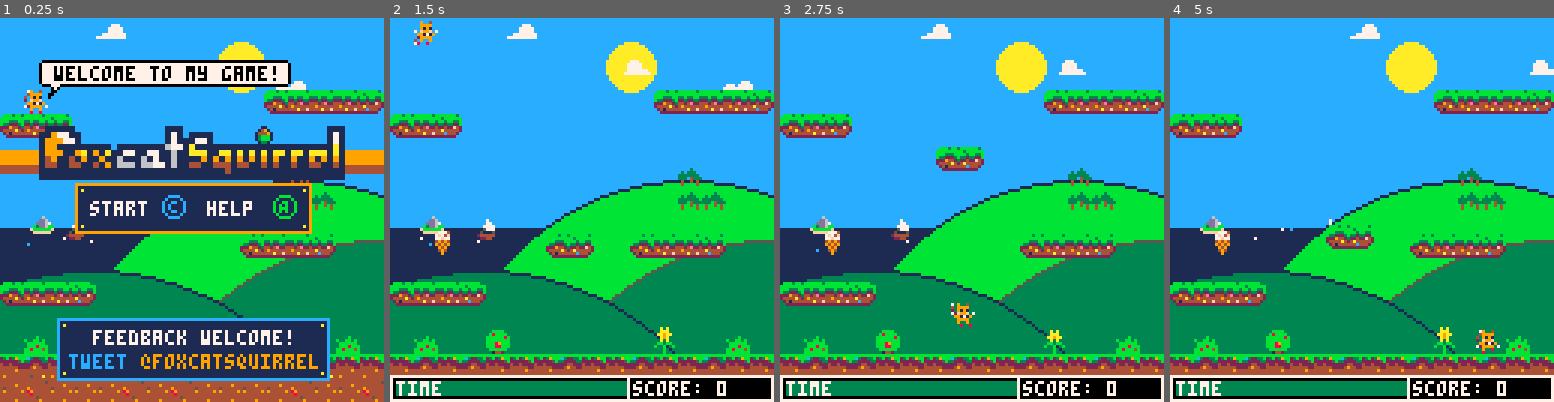
Above: before the commit, frames 1-4 (left to right).
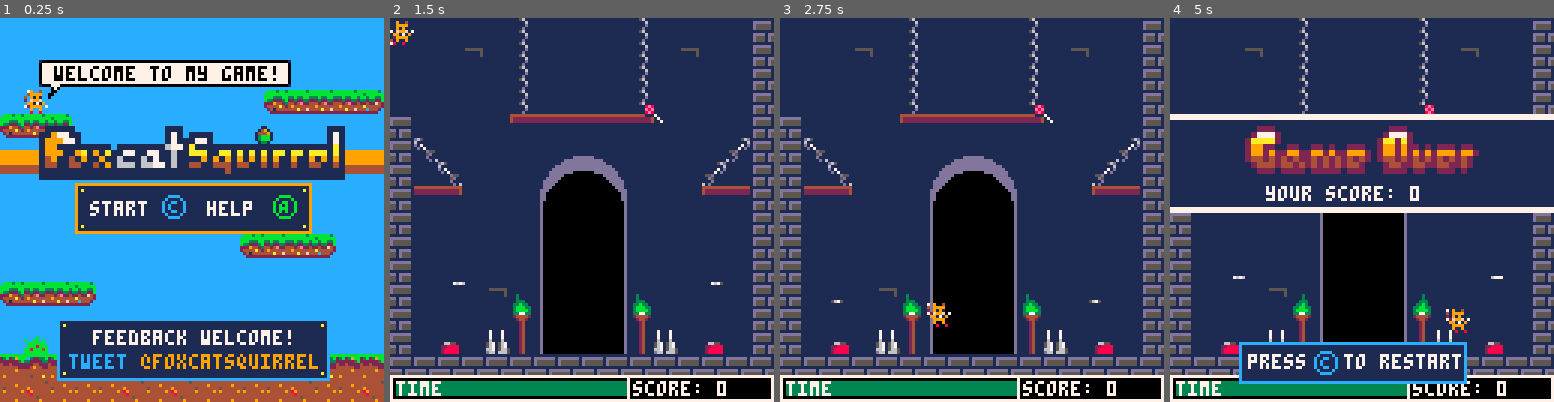
Above: after the commit, the same moments.

Repository: daddynewts/foxcatsquirrel
Game: PICO-8 cartridge foxcatsquirrel.p8
Same seed, same stepped clock (60 frames per second), same inputs: the game is played once before the commit and once after it.
Inputs:
- Up to frame 1 (0.25 s): no input
- Up to frame 2 (1.5 s): tap X (X key) at 0.33, 1.07 s; tap O (Z key) at 0.7 s
- Up to frame 3 (2.75 s): hold Right 1.6-2.1 s; tap O (Z key) at 1.7, 2.1, 2.5 s; tap X (X key) at 1.85 s; hold Right from 2.47 s (still down)
- Up to frame 4 (5 s): tap O (Z key) every 0.4 s from 2.9 to 4.9 s; tap X (X key) at 2.97, 4.08 s; release Right at 3.03 s; hold Left 3.08-3.58 s; hold Down 3.63-3.97 s; hold Right 4.02-4.68 s

The runs differ from the first frame. In frame 1, 25% of the frame differs, in the area x 0-100%, y 1-88%; in frame 2, 89%; in frame 3, 89%; in frame 4, 90%, in the area x 0-100%, y 0-96%.

Commit message:
Big update!
- All levels have themes
- Fans work nicely
- Fire, braziers, that sort of thing

Diff:
--- a/foxcatsquirrel.p8
+++ b/foxcatsquirrel.p8
@@ -8,10 +8,10 @@
 
 function _init()
 
- level=0 -- def 0, playground 5
+ level=3 -- def 0, playground 5
  count=0
  points=0
- addfood=1
+ addfood=10
 
  init_times()
 
@@ -48,12 +48,27 @@
  explode_size = 1
  explode_amount = flr(12)
 
+ -- fire
+ draught={
+  colours = {8,9,10,5},
+  x=402,
+  y=100,
+ }
+
+ fire={
+  x1=424,
+  x2=464,
+  y=92,
+  sp=195,
+ }
+
  splash={
   sp=92,
   x1=48,--304,
   y1=105,
   x2=304,
   y2=110,
+  x3=512,
  }
 
  waterfall={
@@ -168,16 +183,16 @@
  -- h for horizontal
  hplatform={
   x=340,
-  y=70,
+  y=50,
   lsprite=36,
   rsprite=37,
  }
 
  fallplatform={
-  x=170,
-  y=36,
+  x=542,
+  y=56,
   sp=118,
-  dropheight=50,
+  dropheight=90,
   wobbletime=30,
   falltime=50,
   respawn=0
@@ -201,9 +216,9 @@
  --print("vplatform.y: "..vplatform.y,cam_x+1,9,7)
  --print("hplatform.x: "..hplatform.x,cam_x+1,17,7)
  --print("delay: "..delay,cam_x,1,7)
- --print("ghost x: "..ghost.x,cam_x+1,17,7)
+ --print("player x: "..flr(player.x),cam_x+1,17,7)
  --print("skull.x: "..skull.x,cam_x+1,25,7)
- -- food hitbox
+ --food hitbox
  --rect(food.x-20,food.y-20,food.x+24,food.y+24,7)
 end
 -->8
@@ -362,6 +377,13 @@
  elseif collide_map(player,"up",5) then
    init_gameover()
 
+ elseif collide_map(player,"down",6)
+ and player.gliding then
+  player.dy-=1
+ --  player.jumping=true
+ elseif collide_map(player,"down",6)
+  and not player.gliding then
+  player.dy-=0.6
  else
 
  -- default
@@ -706,10 +728,14 @@
    cloud3.y=rnd(flr(5))+20
  end
 
+ -- boat
  ship.x+=cloud1.speed
  if ship.x>=70 then
   ship.x=-10
  end
+
+ -- sparkles
+
 end
 
 function draw_waterfall()
@@ -746,8 +772,26 @@
  spr(splash.sp,splash.x2+8,splash.y2)
  spr(splash.sp,splash.x2+16,splash.y2)
 
+ -- level 5
+ spr(splash.sp,splash.x3,splash.y2)
+ spr(splash.sp,splash.x3+8,splash.y2)
+ spr(splash.sp,splash.x3+16,splash.y2)
+ spr(splash.sp,splash.x3+24,splash.y2)
+ spr(splash.sp,splash.x3+32,splash.y2)
+ spr(splash.sp,splash.x3+40,splash.y2)
+ spr(splash.sp,splash.x3+48,splash.y2)
+ spr(splash.sp,splash.x3+56,splash.y2)
+ spr(splash.sp,splash.x3+64,splash.y2)
+ spr(splash.sp,splash.x3+72,splash.y2)
+ spr(splash.sp,splash.x3+80,splash.y2)
+ spr(splash.sp,splash.x3+88,splash.y2)
+ spr(splash.sp,splash.x3+96,splash.y2)
+ spr(splash.sp,splash.x3+104,splash.y2)
+ spr(splash.sp,splash.x3+112,splash.y2)
+ spr(splash.sp,splash.x3+120,splash.y2)
+
  splash.sp+=0.5
-   if splash.sp>95 then
+   if splash.sp==96 then
       splash.sp=92
     end
 end
@@ -759,7 +803,7 @@
  leveltime+=0.01
 
  if level==1 then
-  vplatform.x=150
+  vplatform.x=226
  else vplatform.x=52
  end
 
@@ -831,16 +875,17 @@
  end
 
  if platformtime>=fallplatform.wobbletime
+ and platformtime<=fallplatform.falltime
   then fallplatform.y+=cos(platformtime/4)
- end
-
- if platformtime>=fallplatform.falltime then
+
+ else if platformtime>=fallplatform.falltime then
   fallplatform.y+=flr(platformtime/20)
- end
 
  if fallplatform.y>=fallplatform.dropheight then
    fallplatform.y+=5*flr(leveltime)
     fallplatform.respawn+=1
+  end
+ end
  end
 
  if fallplatform.respawn>=50 then
@@ -874,7 +919,7 @@
     end
  end
 
- if level>=1 then
+ if level==1 then
   for i=1,1 do
    food={
     sprite=flr(rnd(food_count)+food_start),
@@ -884,6 +929,40 @@
   add(foods,food)
  end
  end
+
+ if level==2 then
+  for i=1,1 do
+   food={
+    sprite=flr(rnd(food_count)+food_start),
+    x=level*128+flr(rnd(90)+16),
+    y=flr(rnd(50)+25),
+   }
+  add(foods,food)
+  end
+ end
+
+ if level==3 then
+  for i=1,1 do
+   food={
+    sprite=flr(rnd(food_count)+food_start),
+    x=level*128+flr(rnd(90)+16),
+    y=flr(rnd(50)+25),
+   }
+  add(foods,food)
+  end
+ end
+
+ if level==4 then
+  for i=1,1 do
+   food={
+    sprite=flr(rnd(food_count)+food_start),
+    x=level*128+flr(rnd(100)),
+    y=flr(rnd(50)+25),
+   }
+  add(foods,food)
+  end
+ end
+
 end
 
 function draw_food()
@@ -921,14 +1000,25 @@
 
 function make_bonus()
 
- if count==10 then
+ if count==10 and level<=3 then
   for i=1,1 do
    bonus={
     sprite=14,
     x=60+(cam_x),
-    y=10,
+    y=20,
    }
   add(bonuses,bonus)
+  end
+ end
+
+ if count==10 and level==4 then
+  for i=1,1 do
+   bonus={
+    sprite=14,
+    x=60+(cam_x),
+    y=50,
+   }
+   add(bonuses,bonus)
  end
  end
 end
@@ -999,7 +1089,7 @@
 function move_balloons()
 
  for balloon in all(balloons) do
-  balloon.x+=sin(leveltime)
+  balloon.x+=sin(leveltime)/10
   balloon.y-=1
  end
 end
@@ -1013,17 +1103,21 @@
  -- splash.sp=92
   sky.colour=12 -- light blue
   rectfill(0,70,70,127,1) -- sea
-  pset(rnd(flr(60)),rnd(flr(8))+70,7)
-  pset(rnd(flr(60)),rnd(flr(8))+70,12)
-  pset(rnd(flr(60)),rnd(flr(8))+70,7)
+--  pset(rnd(flr(60)),rnd(flr(6))+71,7)
+--  pset(rnd(flr(60)),rnd(flr(6))+71,12)
+--  pset(rnd(flr(60)),rnd(flr(6))+71,7)
   spr(193,10,64) -- island
   spr(ship.sp,ship.x,ship.y)
-  circfill(99,134,80,11) -- far hill
-  circ(99,134,80,1) -- far outline
-  circfill(126,154,80,3) -- near hill
+  -- hills
+  circfill(99,134,80,15) -- far hill
+  circ(99,134,80,5) -- far outline
+
+  circfill(126,154,80,11) -- near hill
   circ(126,154,80,5) -- right outline
+
   circfill(30,174,90,3) -- near hill
   circ(30,174,90,1) -- left outline
+
   circfill(80,16,8,10) -- sun
   draw_clouds()
   -- dancing flower
@@ -1036,38 +1130,129 @@
    pal(5,2,1)
    pal(6,4,1)
    pal(13,9)
+
+   -- trees
+   rectfill(130,0,150,128,1)
+   rectfill(136,0,150,128,2)
+
+   rectfill(170,0,190,128,1)
+   rectfill(174,0,190,128,2)
+
+   rectfill(208,0,220,128,1)
+   rectfill(212,0,220,128,2)
+
+   rectfill(228,0,242,128,1)
+   rectfill(232,0,242,128,2)
+
+   rectfill(250,0,262,128,1)
+   rectfill(252,0,262,128,2)
+
+   -- knots + whorls
+   circ(146,60,3,0)
+   circ(186,30,3,0)
+   --oval(186,30,3,0)
+
+      -- outlines
+   circfill(138,-10,37,1)
+   circfill(168,-18,33,1)
+   circfill(210,-20,33,1)
+   circfill(240,-10,35,1)
+
+   -- canopy
+   circfill(138,-10,35,3)
+   circfill(168,-18,31,3)
+   circfill(210,-20,31,3)
+   circfill(240,-10,33,3)
+
  end
 
  -- castle outside
  if level==2 then
 
-  sky.colour=0 -- dark blue
-  pal(6,5) -- pale -> dark grey
-  pal(9,4) -- orange -> brown
-  pal(8,2) -- red -> maroon
-  pal(7,13) -- white -> blue-grey
-  pal(11,3) -- pale -> dark green
-  pal(15,4) -- peach -> brown
-  pal(10,2) -- yellow -> maroon
-  pal(12,1) -- pale -> dark blue
-  pal(14,2) -- pink -> maroon
-
+   sky.colour=0 -- dark blue
+   pal(6,5) -- pale -> dark grey
+   pal(9,4) -- orange -> brown
+   pal(8,2) -- red -> maroon
+   pal(7,13) -- white -> blue-grey
+   pal(11,3) -- pale -> dark green
+   pal(15,4) -- peach -> brown
+   pal(10,2) -- yellow -> maroon
+   pal(12,1) -- pale -> dark blue
+   pal(14,2) -- pink -> maroon
+    -- dark clouds
+  circfill(266,-10,42,1)
+  circfill(296,-18,38,1)
+  circfill(328,-20,42,1)
+  circfill(368,-10,44,1)
+  -- lighter clouds
+  circfill(266,-10,38,5)
+  circfill(296,-18,34,5)
+  circfill(328,-20,38,5)
+  circfill(368,-10,40,5)
+  -- lighter outer clouds
+  circfill(266,-10,30,13)
+  circfill(296,-18,26,13)
+  circfill(328,-20,30,13)
+  circfill(368,-10,32,13)
+  -- sea/background
+  rectfill(256,70,394,128,12)
+  hplatform.lsprite=108
+  hplatform.rsprite=110
  end
 
  -- castle inside
  if level==3 then
   pal()
-  sky.colour=0
+  sky.colour=1
+  -- door
   circ(cam_x+64,64,14,13)
-  circfill(cam_x+64,64,13,1)
-  rectfill(cam_x+50,64,cam_x+78,127,1)
+  circfill(cam_x+64,60,14,13)
+  circfill(cam_x+64,64,13,0)
+
+  rectfill(cam_x+50,64,cam_x+78,127,0)
   rect(cam_x+50,64,cam_x+78,127,13)
-  line(cam_x+51,64,cam_x+77,64,1)
- end
-
- -- final level
+
+  line(cam_x+51,64,cam_x+77,64,0)
+
+  -- draught
+  draught.x+=cos(leveltime)/8
+  draught.y-=2
+
+  if draught.y<=60 then
+   draught.y=100
+  end
+
+  --left draught
+  pset(draught.x,draught.y,rnd(3)+5)
+  pset(draught.x+1,draught.y,6)
+  pset(draught.x+2,draught.y,7)
+  pset(draught.x+3,draught.y,rnd(3)+5)
+
+  -- right draught
+  pset(draught.x+86,draught.y,rnd(3)+5)
+  pset(draught.x+87,draught.y,rnd(3)+5)
+  pset(draught.x+88,draught.y,rnd(3)+5)
+  pset(draught.x+89,draught.y,rnd(3)+5)
+ end
+
+ -- brazier
+ fire.sp+=0.5
+ if fire.sp>=198 then
+  fire.sp=195
+ end
+  spr(fire.sp,fire.x1,fire.y)
+  spr(fire.sp,fire.x2,fire.y)
+
+ -- final level - volcano
  if level==4 then
   pal()
+  sky.colour=0
+  circfill(576,0,28,1)
+  -- fire bg
+  rectfill(512,113,640,128,2)
+  line(512,118,640,118,8)
+  rectfill(568,16,588,95,2)
+
  end
 end
 
@@ -1826,25 +2012,33 @@
 
 
 
+…(8 lines of a section not shown)…
 __gff__
-00000000000000000000000023230340030303030000000000030000000000000101000101014007070000000023034003030000001101010b0000000000111103030303030101010300000000000000010100002323000023000000000000000303000001000000200000000303030000000302010101000000000000000000
-0000000000000000000000000000000000000000000000000000000000000000000000000000000000000000000000000000000000000000000000000000000000000000000000000000000000000000000000000000000000000000000000000000000000000000000000000000000000000000000000000000000000000000
+00000000000000000000000023230340030303030000000003030000000000000101000101010007070000000303034003030000001101010b0000000000111103030303030101010300000000000000010100002323000023000000000000000303030301000000200000000303030000000302010101000000000000030000
+0000000000000000000000000000000000000000000000000000000000000000000000000000000000000000000000000000000000000000000000000000000000000000000001010100000000000000000000000000000300000000000000000000000000000000000000000000000000000000000000000000000000000000
 __map__
-0000000000000000000000000000000000000026000000140015150014002600000000000000000000000000000040424300530000530000000053000053004157000000000000000000000000000056400000000000002600000000000000410000000000000000000000000000000000000000000000000000000000000000
-00000000000000000000000000000000000000000000002600151500143a2600000000000000000000000000000040424300535200530000000053005253004100570000000000000000000000005600400000000000002600000000000000410000000000000000000000000000000000000000000000000000000000000000
-0000000000000000000000000000000000000000000000260015150014000000000000000000000000000000000040424300530000530000000053000053004100005700000000000000000000560000000000000000002600000000000000410000000000000000000000000000000000000000000000000000000000000000
-0000000000000000000000454646464700000000000000260015150014000000000000000000000000000000005640424300530000530052000053000053004100000057000000000000000056000000000000000000002600000000000000410000000000000000000000000000000000000000000000000000000000000000
-4546470000000000000000000000000000000000000000260015150014000000000000000000000000000000560040424351500000530000000053000051504100000000570000000000005600000000400000000000002600000000000000410000000000000000000000000000000000000000000000000000000000000000
-0000000000000000000000000000000000000000000024362515153a14000024000000000000000000000056000040424300000000530000000053000000004100000000005176767676760000000000400000000000002600000000000000410000000000000000000000000000000000000000000000000000000000000000
-00000000000000000000000065000000000000000000001400151500140000320000000000000000000000517676404243005200005300000000530000000041005c0000000000000000000000005c00400000000000002600000000000000410000000000000000000000000000000000000000000000000000000000000000
-00000000000000000000000065650000000000000000001400151500140000320000000000000000000000000000404243000000005300000000530000000041757675000000000000000000007576754000000000000026000000000000004100000000000000000000000000000000002b0000000000002b00000000002b00
-000000000000000000000000000000000000000000000014001515001400002400000000000000000000000000004042430000000053003e3f0053000000004153005300000000000000000000530053400000000000002600000000000000410000000000000000000000000000000000000000000000000000000000000000
-0000000000000000000045464647000000000000000000140015242514000032000000000000000000000000000040424300000000505050505050000000004153005300000000515000000000530053403500000000000000000000000000410000000000000000000000000000000000000000000000000000000000000000
-00000000000000000000000000000000000000000000001400151500140000320035000000000000000000000000404243000000000000000000000000520041530053000000000000000000005300534000000000000000000000000000004100000000000000000000000000000000000000002b0000000000002b00000000
-4546464700000000000000000000000000000000000024363625150014000024747400000000000000000000000040424300000052000000000000000000004151765000000000000000000000517650400000000000000000000000000000410000000000000000000000000000000000000000000000000000000000000000
-0000000000000000000000000000000000000000000000140015150014000000310000000063000000630000000040424300000000670052000067000000004100000067000000000000006700000000400000000000000000000000000000410000000000000000000000000000000000000000000000000000000000000000
-003c0000640000000000001f00003c000029003b000000143c15153b14543c003100002900620000006200540000404243000f005477000000007754000f004100000077004043000040417700000000403500000000003500000000000000410000000000000000000000000000000000000000000000000000000000000000
-1012101210101012101012101012101010121012121010121012121210121012606060606060006800606060606060604141424242424242424242424242424242424242424242545442424242424242421212121212121212121212121212416161616161616161616161616161616127272727272727272727272727272727
+0000000000000000000000000000000000000026000000002600003a00002600000000000000000000000000000040410000000000530000000053000000004000000000000000000000000000000000d70000000000002600000000000000410000000000000000000000000000000000000000000000000000000000000000
+000000000000000000000000000000000000000000000000262b000000002600000000000000000000000000000040410000005200530000000053005200004000000000000000000000000000000000d70000000000002600000000000000410000000000000000000000000000000000000000000000000000000000000000
+0000000000000000000000000000000000002b00000000002600000000002b0000000000000000000000000000004041000000000053000000005300000000400000000000c6c80000c6c80000000000000000000000002600000000000000410000000000000000000000000000000000000000000000000000000000000000
+000000000000000000000045464646473a0000000000000026000000000000000000000000000000000000000000404100000000005300000000530000000040000000000000d70000d7000000000000000000000000002600000000000000410000000000000000000000000000000000000000000000000000000000000000
+45464700000000000000000000000000000024250000000026000000000000000000000000000000000000000000404142000000005176767676500000000040c7c800000000d70000d700000000c6c7c70000000000002600000000000000410000000000000000000000000000000000000000000000000000000000000000
+00000000000000000000000000000000000000000000002436250000000000240000000000000000000000000000404142570000000000000000000000005640000000000000d70000d7000000000000d70000000000002600000000000000410000000000000000000000000000000000000000000000000000000000000000
+000000000000000000000000000000000000000000000000000000000000000000000000000000000000000000004041420057000000000000000000005600400000000000c6c80000c6c80000000000d70000000000002600000000000000410000000000000000000000000000000000000000000000000000000000000000
+00000000000000000000000000000000000000000000000000000000000000000000000000000000000000000000404142765000000000000000000000517640000000000000d70000d7000000000000d700000000000026000000000000004100000000000000000000000000000000002b0000000000002b00000000002b00
+00000000000000000000000000000000000000000000000000000000000000000000000000000000000000c10000404142000000000000000000000000000040000000000000d70000d7000000000000d70000000000002600000000000000410000000000000000000000000000000000000000000000000000000000000000
+00000000000000000000454646470000242323250000000000000000000000000000000000000000000000000000404142000000000000000000000000000040c7c7c8000000d70000d700000000c6c7c73500000000000000000000000000410000000000000000000000000000000000000000000000000000000000000000
+00000000000000000000000000000000000000000000000000000000000000000000000000000000000000000000404142002f000000000000000000002f0040000000000000d70000d7000000000000d700000000000000000000000000004100000000000000000000000000000000000000002b0000000000002b00000000
+45464647000000000000000000000000000000000000243636250000000000244041420000000000000000004041414142002f005200000000000000002f00400000000000c6c80000c6c80000000000d70000000000000000000000000000410000000000000000000000000000000000000000000000000000000000000000
+00000000000000000000000000000000000000000000000000000000000000004041420000000000000000004041414142002f000067000000006700002f004000000000000000000000000000000000d70000000000000000000000000000410000000000000000000000000000000000000000000000000000000000000000
+003c0000640000000000001f000000000029003b000000003c00003b00543c004041423554540000005454354041414142000f005477000000007754000f004000000000c6c7c7c7c7c7c7c800000000413500000000003500000000000000410000000000000000000000000000000000000000000000000000000000000000
+1012101210101012101012101012101010121012121010121012121210121012404141414142686868404141414141414141414141414141414141414141414100000000000000000000000000000000421212121212121212121212121212416161616161616161616161616161616127272727272727272727272727272727
 1113111111131113111111111311111313131313131313131313131313131313000000000000000000000000000000000000000000000000000000000000000000000000000000000000000000000000003333333333333333333333333333330000000000000000000000000000000000000000000000000000000000000000
 
 
Not shown, changed: 72 lines of the sprite sheet (__gfx__) section of foxcatsquirrel.p8
Not shown, changed: the sound effects (__sfx__) section of foxcatsquirrel.p8
